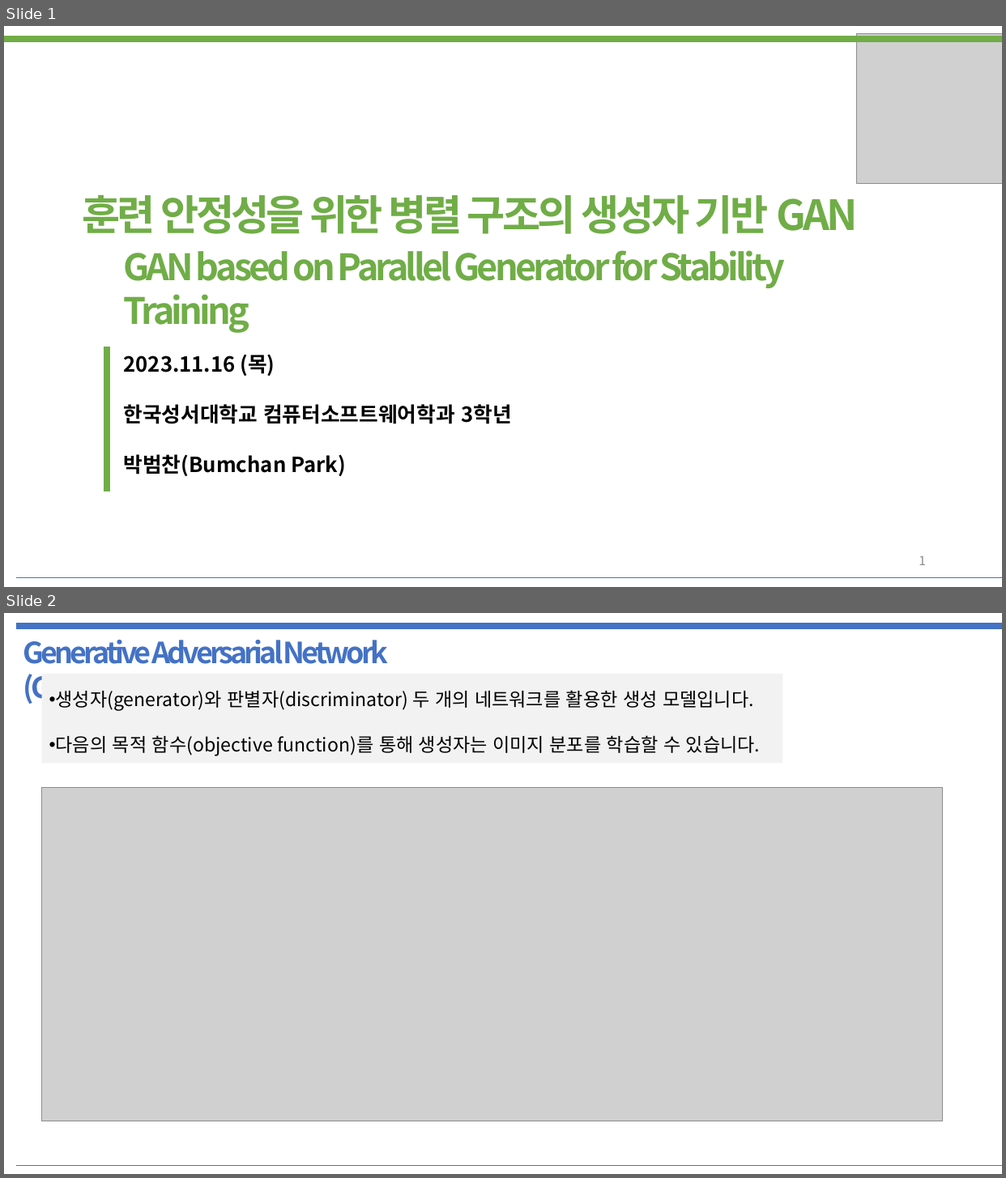
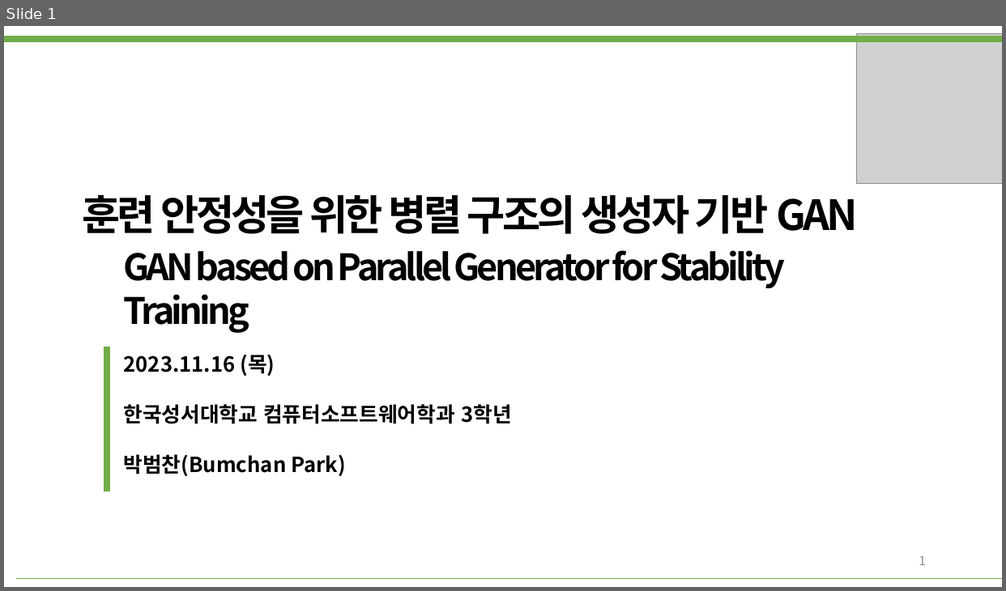
Before and after one commit to bumcoding/GAN_Indicators, a slide deck: 발표자료.pptx. Shown one above the other, each under a label of ours: slides 1 and 2 before the commit, slide 1 after it. The pictures are 1006x1178 and 1006x591 pixels, drawn with LibreOffice and Linux fonts; fonts in the diff are those of the drawing; grey boxes stand for pictures. Boxes give left, top, right and bottom in pixels: in the first picture for what was removed or moved away, otherwise in the second. Text is boxed around its words. In the diff, an @@ line names an element or a change of style, - is before the commit and + after.

```diff
--- a/발표자료.pptx
+++ b/발표자료.pptx
@@ slide 2 removed at <box>4,613,1002,1174</box>, background #FFFFFF @@
@@ line removed from (16, 627) to (1002, 627) @@
@@ line removed from (104, 631) to (1002, 631) @@
@@ text removed at <box>23,640,389,706</box> @@
-Generative Adversarial Network (GAN)
@@ rectangle removed at <box>41,674,782,764</box> @@
@@ text removed at <box>56,690,760,756</box> @@
-• 생성자(generator)와 판별자(discriminator) 두 개의 네트워크를 활용한 생성 모델입니다.
-• 다음의 목적 함수(objective function)를 통해 생성자는 이미지 분포를 학습할 수 있습니다.
@@ picture removed at <box>41,787,942,1122</box> @@
@@ line removed from (16, 1165) to (1002, 1165) @@
@@ slide 1 changed as well @@
@@ text "훈련 안정성을 위한 병렬 구조의 ..." at <box>83,194,858,234</box>: text colour #70AD47 to #000000 @@
@@ text "GAN based on Parallel Generator ..." at <box>124,250,786,333</box>: text colour #70AD47 to #000000 @@
@@ line (16, 578) - (1002, 578): stroke #4472C4 0.25 pt to #70AD47 0.25 pt @@
```
Also in this commit, not shown: 12 slides added, 3 other files.
